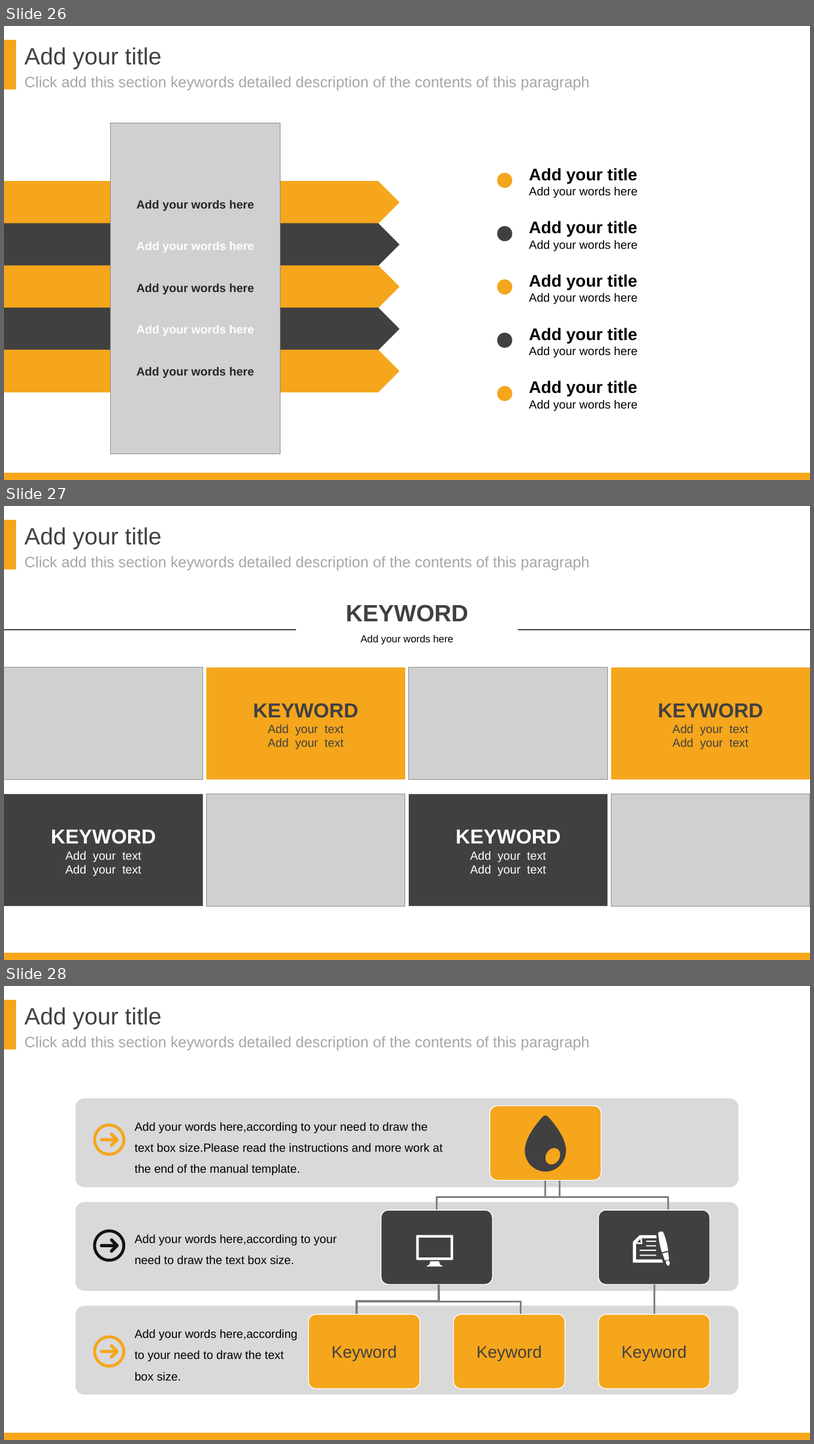
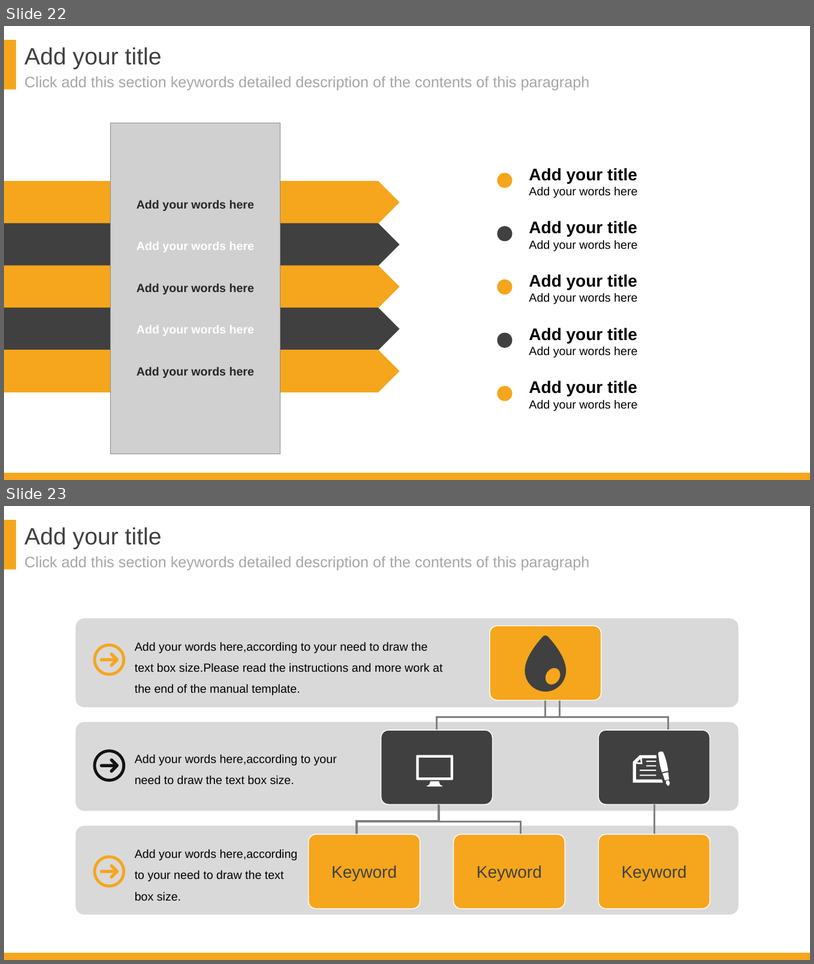
Before and after one commit to DATA-606-SPRING-2022/Jin_DATA606, a slide deck: presentation/Project_Presentation_EDA_v1.1.pptx. Shown one above the other, each under a label of ours: slides 26, 27 and 28 before the commit, slides 22 and 23 after it. The pictures are 814x1444 and 814x964 pixels, drawn with LibreOffice and Linux fonts; fonts in the diff are those of the drawing; grey boxes stand for pictures. Boxes give left, top, right and bottom in pixels: in the first picture for what was removed or moved away, otherwise in the second. Text is boxed around its words. In the diff, an @@ line names an element or a change of style, - is before the commit and + after.

```diff
--- a/presentation/Project_Presentation_EDA_v1.1.pptx
+++ b/presentation/Project_Presentation_EDA_v1.1.pptx
@@ slide 27 removed at (4,506,810,960), background #FFFFFF; not listed: 4 template elements that a slide beside it also shows @@
@@ text removed at (346,604,468,622) @@
-KEYWORD
@@ line removed from (4, 630) to (296, 630) @@
@@ line removed from (518, 630) to (810, 630) @@
@@ text removed at (361,635,454,645) @@
-Add your words here
@@ picture removed at (4,667,203,780) @@
@@ rectangle removed at (207,667,405,780) @@
-KEYWORD
-Add your text
-Add your text
@@ picture removed at (410,667,608,780) @@
@@ rectangle removed at (611,667,810,780) @@
-KEYWORD
-Add your text
-Add your text
@@ rectangle removed at (4,794,203,906) @@
-KEYWORD
-Add your text
-Add your text
@@ picture removed at (207,794,405,906) @@
@@ rectangle removed at (410,794,608,906) @@
-KEYWORD
-Add your text
-Add your text
@@ picture removed at (611,794,810,906) @@
@@ what was slide 26 is now slide 22 @@
@@ what was slide 28 is now slide 23 @@
```
Also in this commit, not shown: 1 slide changed, 6 other slides removed.
